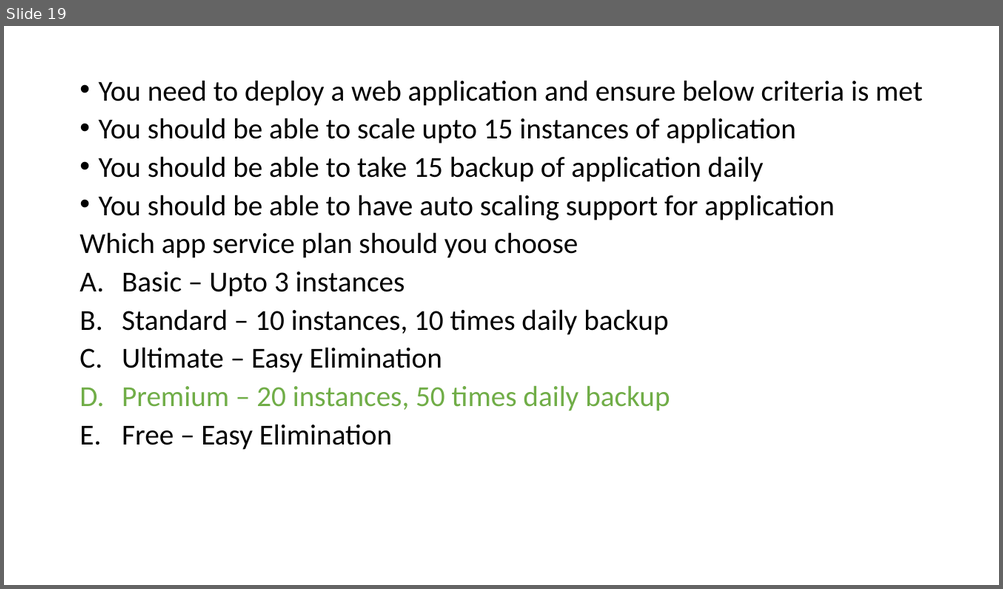
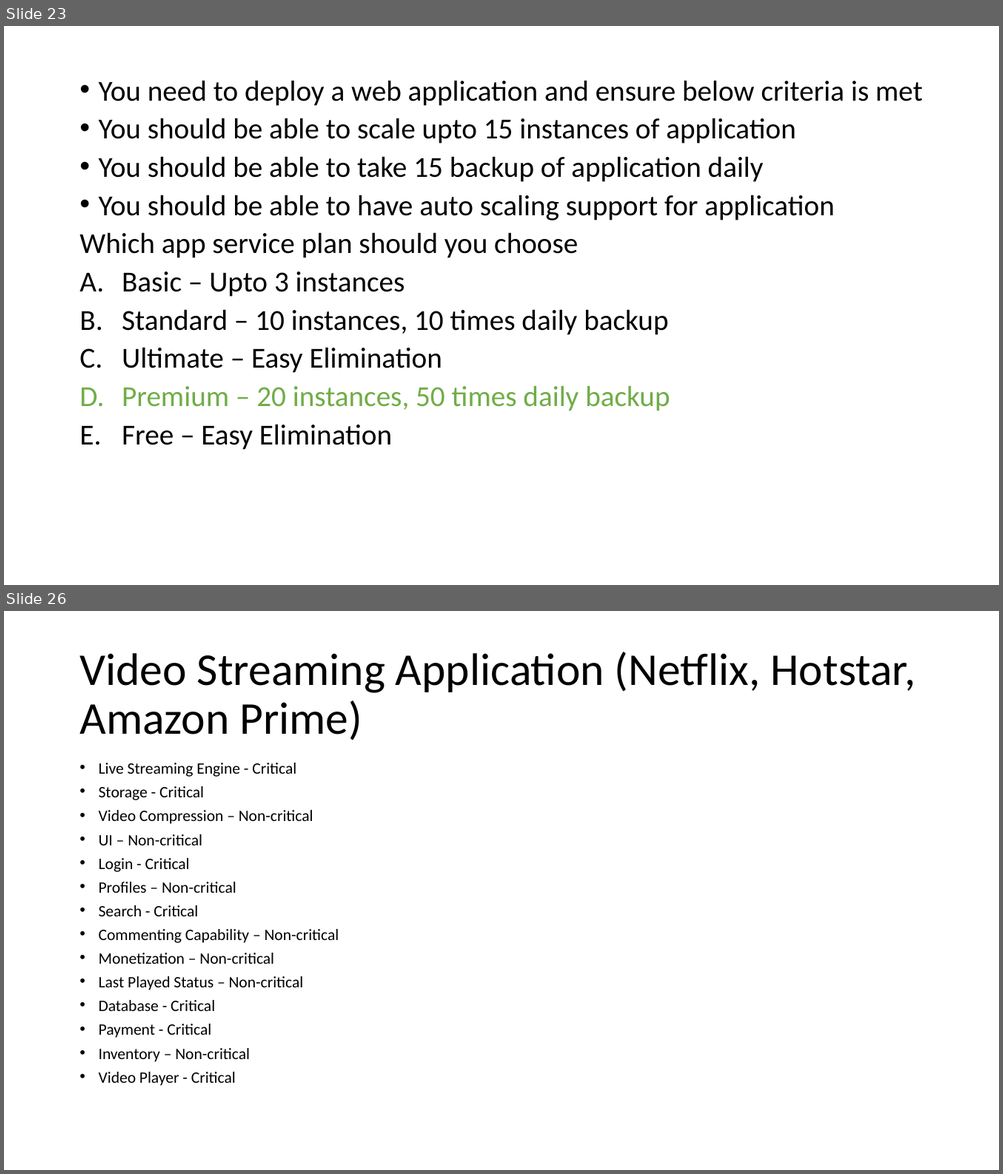
Before and after one commit to BhavaniN5/03June-AZ305, a slide deck: Business Continuity and Resiliency.pptx. Shown one above the other, each under a label of ours: slide 19 before the commit, slides 23 and 26 after it; the slides between them are not shown. The pictures are 1003x589 and 1003x1174 pixels, drawn with LibreOffice and Linux fonts; fonts in the diff are those of the drawing. Boxes give left, top, right and bottom in pixels: in the first picture for what was removed or moved away, otherwise in the second. Text is boxed around its words. In the diff, an @@ line names an element or a change of style, - is before the commit and + after.

Commit message:
Day 2 and 3

```diff
--- a/Business Continuity and Resiliency.pptx
+++ b/Business Continuity and Resiliency.pptx
@@ slide 26 added at box(4, 611, 999, 1170), background #FFFFFF @@
@@ title added at box(79, 652, 916, 741), 44 pt, text #000000 @@
+Video Streaming Application (Netflix, Hotstar, Amazon Prime)
@@ text added at box(99, 763, 339, 1086), 15.4 pt, text #000000 @@
+• Live Streaming Engine - Critical
+• Storage - Critical
+• Video Compression – Non-critical
+• UI – Non-critical
+• Login - Critical
+• Profiles – Non-critical
+• Search - Critical
+• Commenting Capability – Non-critical
+• Monetization – Non-critical
+• Last Played Status – Non-critical
+• Database - Critical
+• Payment - Critical
+• Inventory – Non-critical
+• Video Player - Critical
@@ what was slide 19 is now slide 23 @@
```
Also in this commit, not shown: 13 other slides added.
